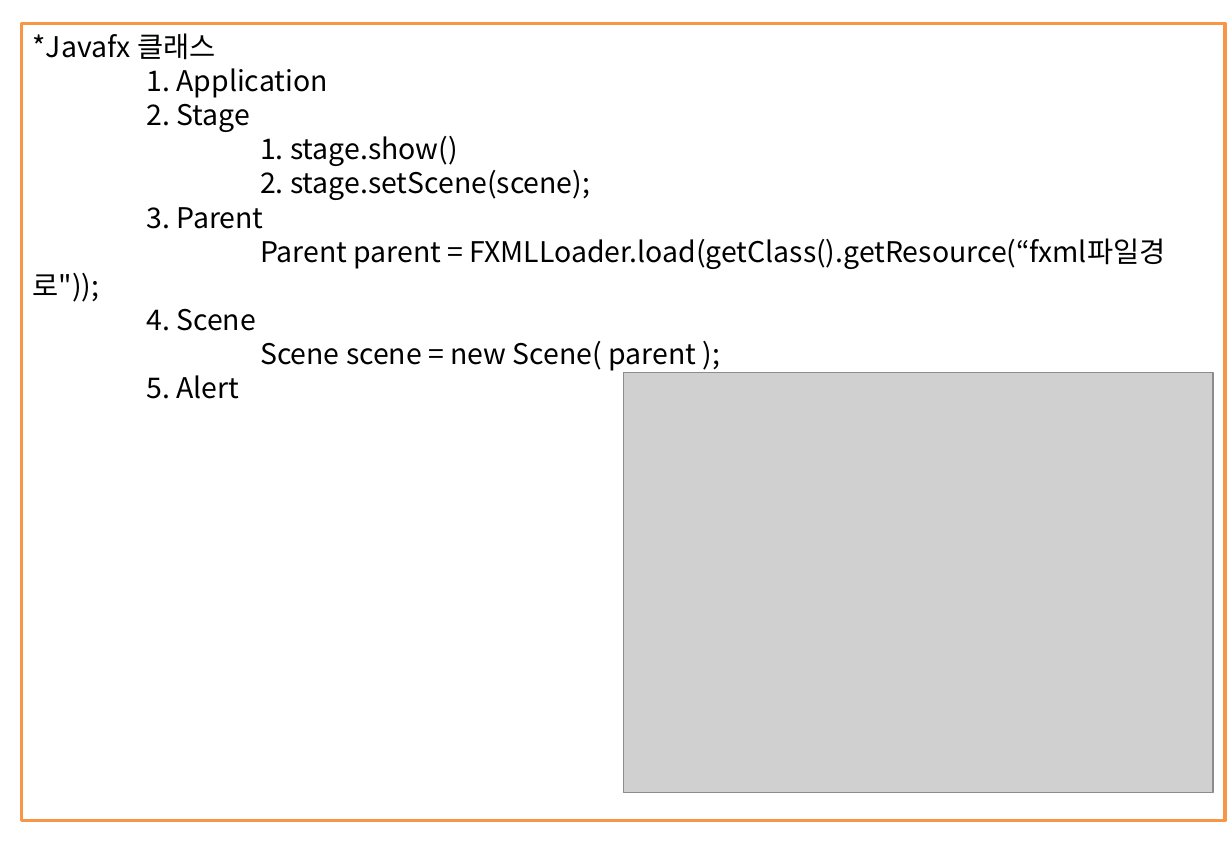
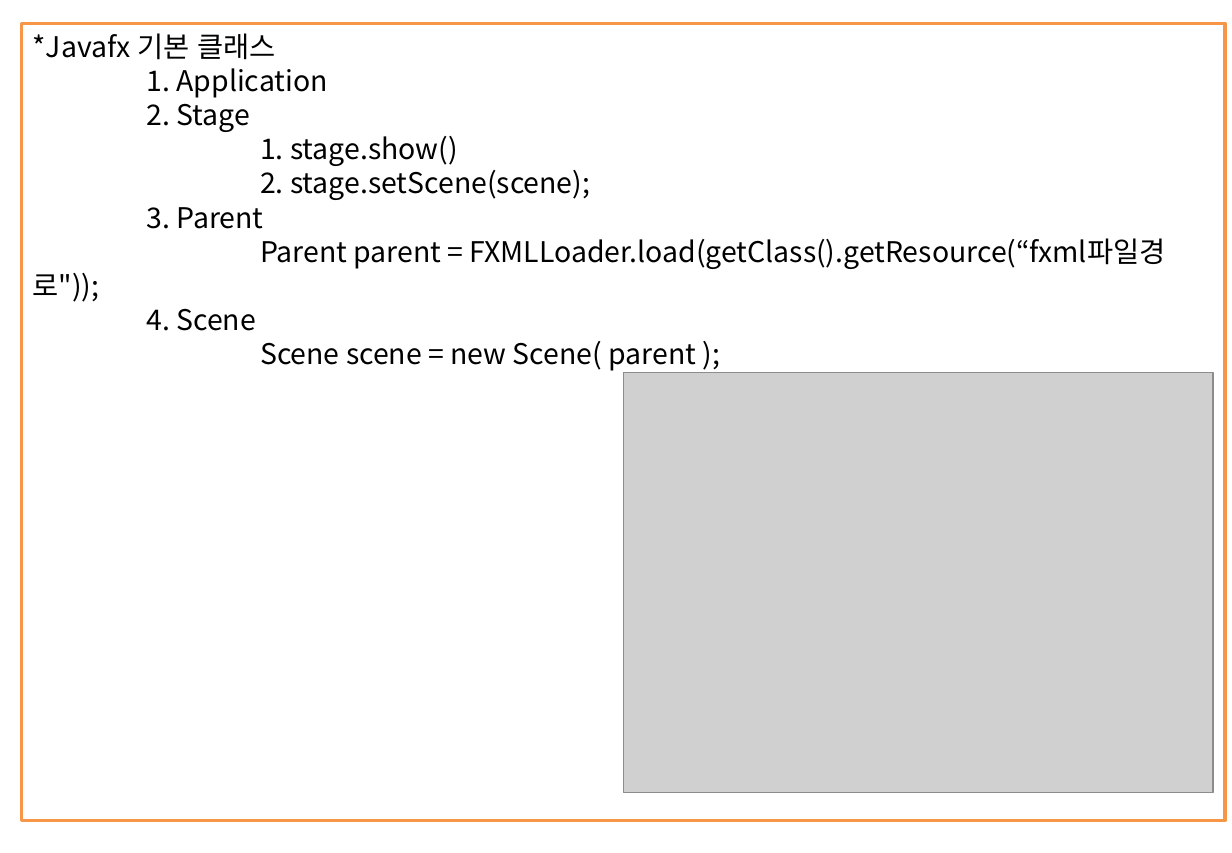
Before and after one commit to kth0027/ezen_kth, a slide deck: slide 34 of Study_Revise/JAVA-PPT/JAVA정리.pptx. Drawn at 1232x853 pixels with LibreOffice and Linux fonts; fonts in the diff are those of the drawing; grey boxes stand for pictures. Boxes give left, top, right and bottom in pixels: in the first picture for what was removed or moved away, otherwise in the second. Text is boxed around its words. In the diff, an @@ line names an element or a change of style, - is before the commit and + after.

```diff
--- a/Study_Revise/JAVA-PPT/JAVA정리.pptx
+++ b/Study_Revise/JAVA-PPT/JAVA정리.pptx
@@ text in rectangle at bbox=[33, 33, 275, 60]: text changed @@
-*Javafx 클래스
+*Javafx 기본 클래스
@@ text in rectangle at bbox=[146, 375, 239, 399]: paragraph removed @@
-5. Alert
```
Also in this commit, not shown: 3 other slides changed, 9 slides added, 2 other files.
